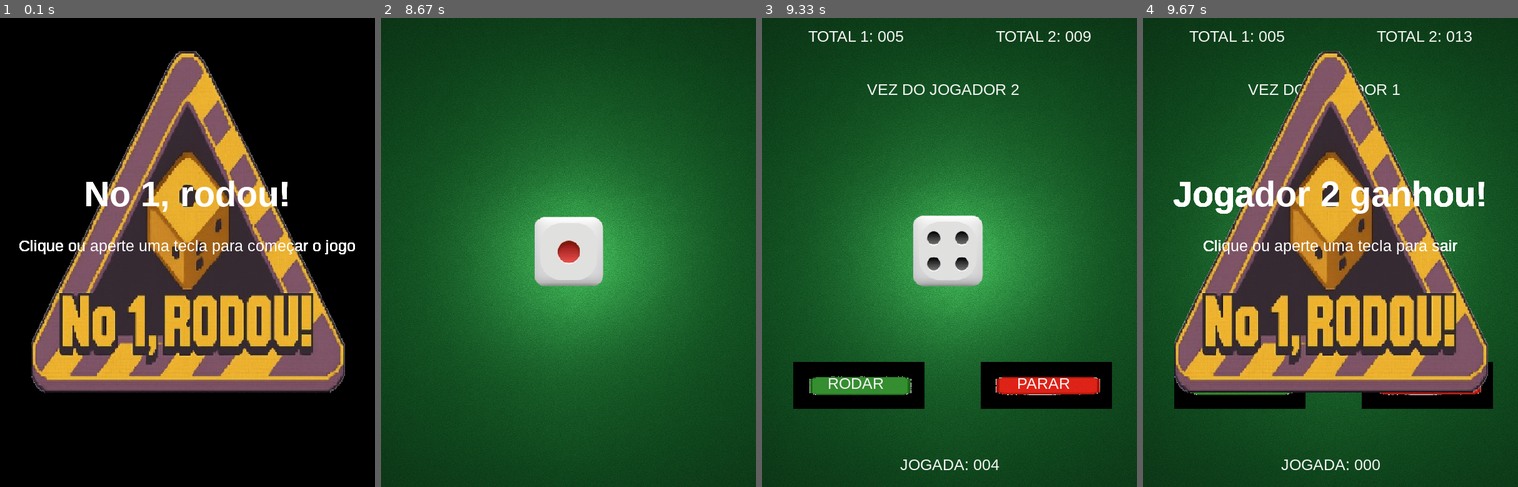
Above: before the commit, frames 1-4 (left to right).
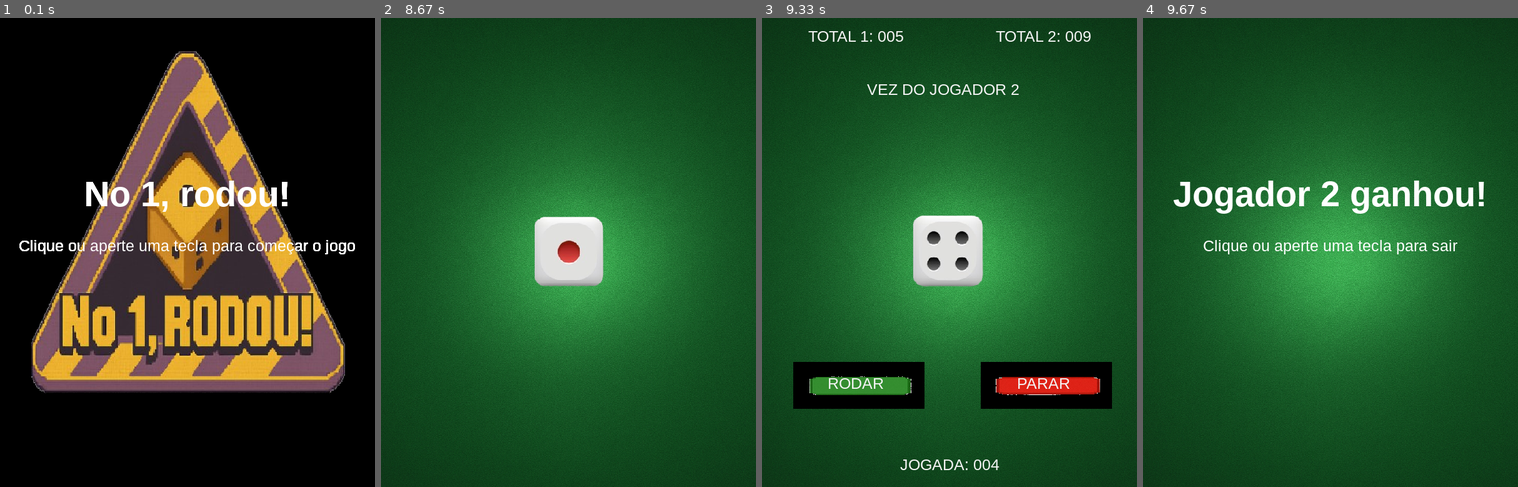
Above: after the commit, the same moments.

Repository: mariafbmorales/PyGame
Game: pygame game, started from jogo.py
Same seed, same stepped clock (60 frames per second), same inputs: the game is played once before the commit and once after it.
Inputs (mouse positions are in pixels of both pictures, inside the frame that each line leads up to):
- Up to frame 1 (0.1 s): no input
- Up to frame 2 (8.67 s): click (568, 252) at 0.38 s; click "PARAR" at 0.72 s; click (452, 360) at 1.05 s; click "RODAR" at 1.88 s; click (699, 374) at 3.05 s; click "RODAR" at 4.38 s; click (583, 233) at 4.75 s; click "PARAR" at 5.1 s; click (512, 388) at 5.38 s; move the mouse to (684, 365) at 7.3 s; click (684, 365) at 7.35 s; click (501, 369) at 8.25 s
- Up to frame 3 (9.33 s): no input
- Up to frame 4 (9.67 s): click "PARAR" at 9.48 s

Frames 1-3 are identical in both runs. In frame 4, 39% of the frame differs, in the area x 8-94%, y 2-97%.

Commit message:
tela de fundo final

Diff:
--- a/jogo.py
+++ b/jogo.py
@@ -40,7 +40,7 @@
 
 #Tela final do jogo (feito 50% pelo ChatGPT)
 def tela_final(window, WIDTH, HEIGHT, jogador_vencedor):
-    fundo = pygame.image.load('assets/img/imagemfundo2.png').convert_alpha()
+    fundo = pygame.image.load('assets/img/teladefundo.png').convert_alpha()
     fundo = pygame.transform.scale(fundo, (WIDTH, HEIGHT))
 
     font_tit = pygame.font.SysFont('arial black', 50)
